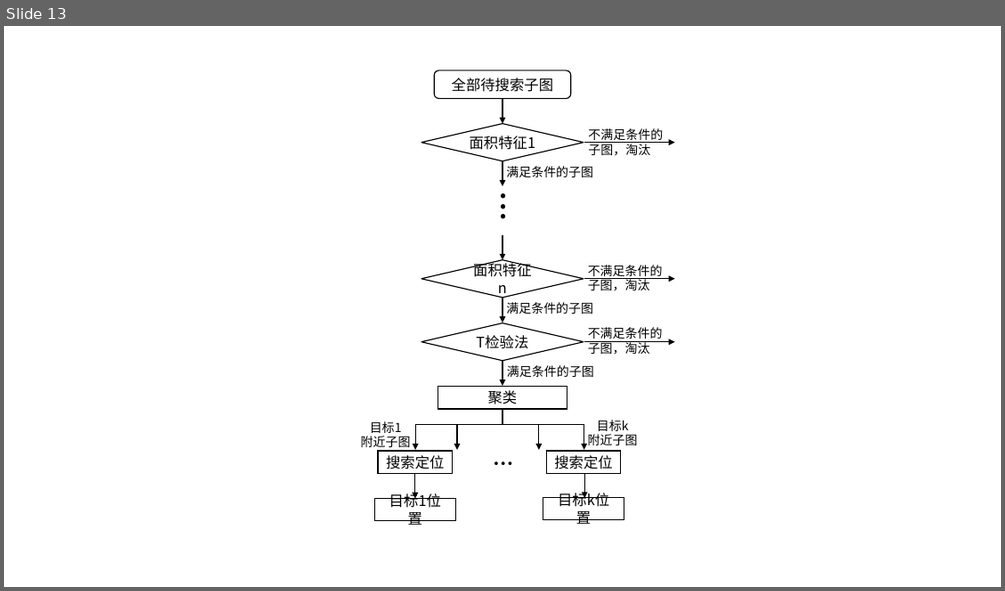
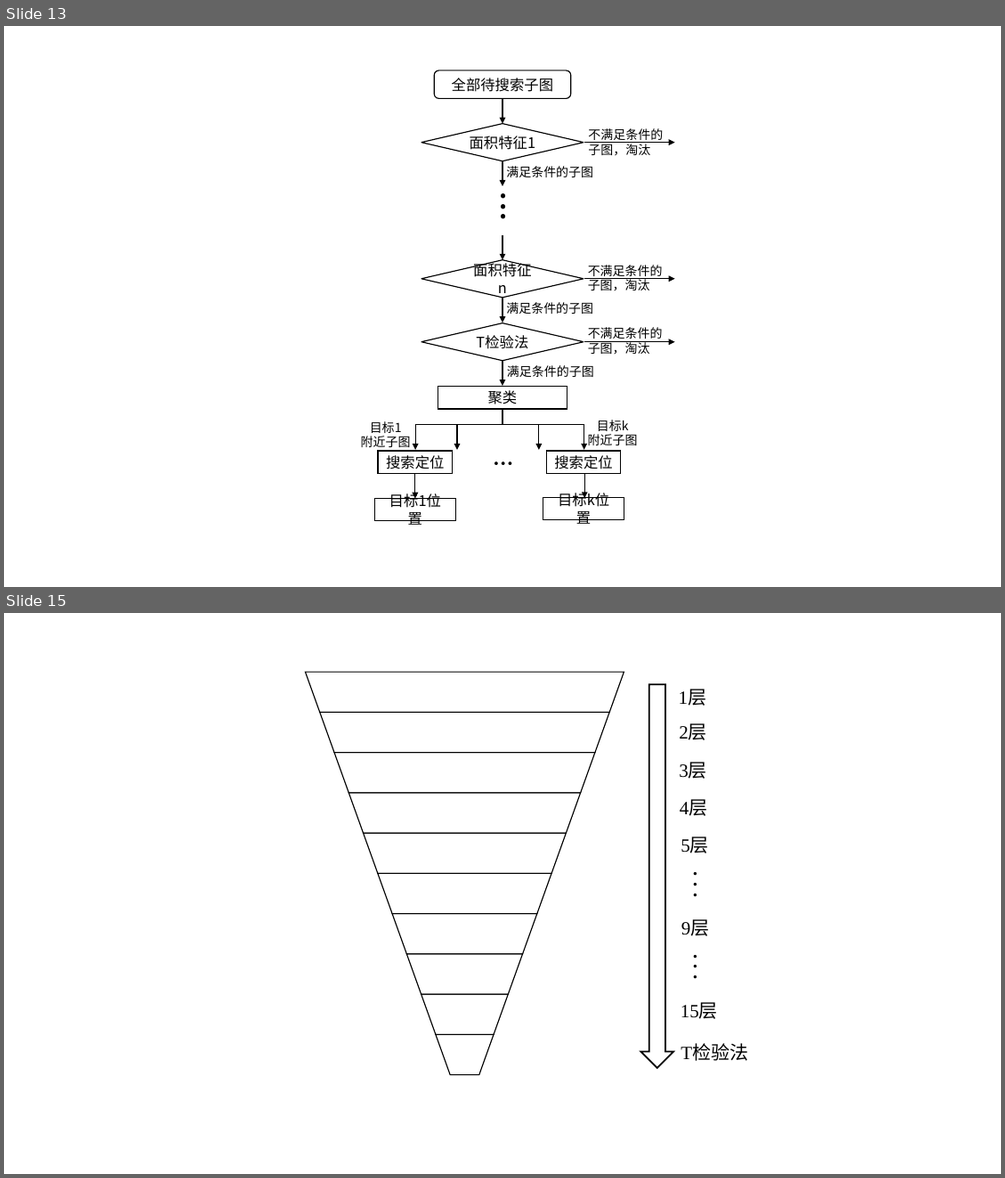
Before and after one commit to SJTUMichael/-, a slide deck: 示意图.pptx. Shown one above the other, each under a label of ours: slide 13 before the commit, slides 13 and 15 after it; the slides between them are not shown. The pictures are 1005x591 and 1005x1178 pixels, drawn with LibreOffice and Linux fonts; fonts in the diff are those of the drawing. Boxes give left, top, right and bottom in pixels: in the first picture for what was removed or moved away, otherwise in the second. Text is boxed around its words. In the diff, an @@ line names an element or a change of style, - is before the commit and + after.

```diff
--- a/示意图.pptx
+++ b/示意图.pptx
@@ slide 15 added at box(4, 613, 1001, 1174), background #FFFFFF @@
@@ down arrow added at box(641, 684, 674, 1068), outline #000000 1.5 pt @@
@@ text added at box(679, 690, 707, 706), 18 pt, text #000000 @@
+1层
@@ text added at box(679, 724, 707, 740), 18 pt, text #000000 @@
+2层
@@ text added at box(679, 763, 707, 779), 18 pt, text #000000 @@
+3层
@@ text added at box(680, 799, 708, 816), 18 pt, text #000000 @@
+4层
@@ text added at box(680, 837, 709, 853), 18 pt, text #000000 @@
+5层
@@ text added at box(685, 865, 705, 906), 18 pt, text #000000, bold @@
+.
+.
+.
@@ text added at box(681, 920, 710, 936), 18 pt, text #000000 @@
+9层
@@ text added at box(685, 948, 705, 989), 18 pt, text #000000, bold @@
+.
+.
+.
@@ text added at box(680, 1003, 718, 1019), 18 pt, text #000000 @@
+15层
@@ group added at box(306, 672, 624, 1075): 10 trapezoids, 2 texts @@
+…
+…
@@ text added at box(680, 1044, 748, 1061), 18 pt, text #000000 @@
+T检验法
```
Also in this commit, not shown: 4 other slides added, 3 other files.
